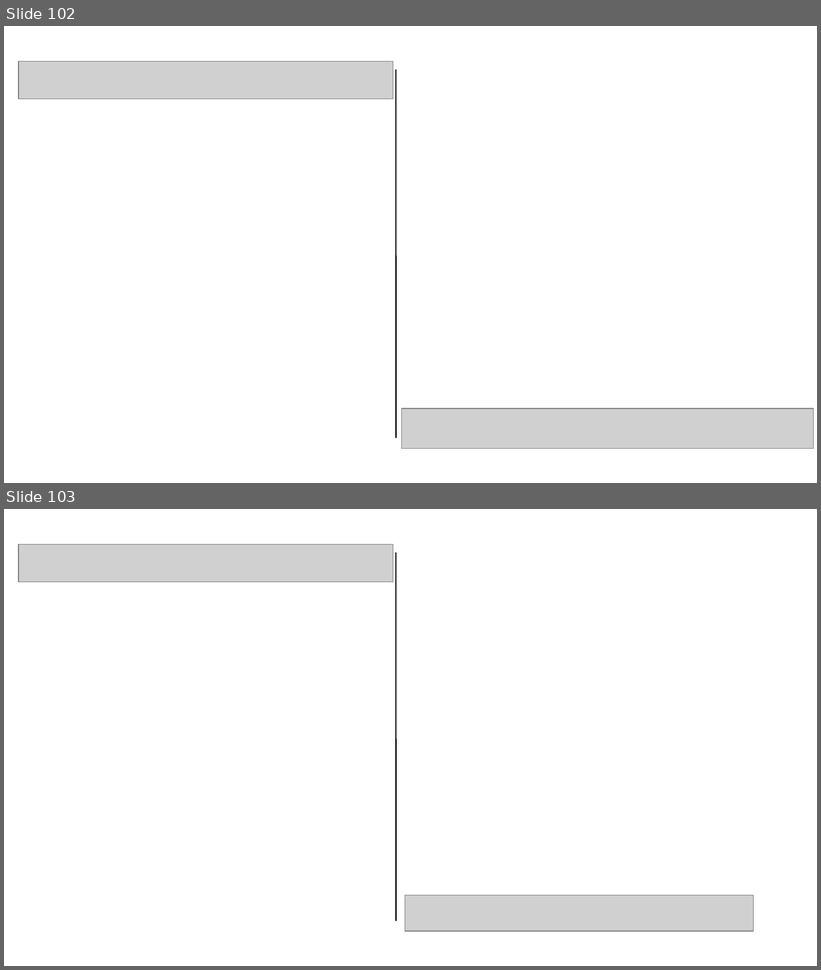
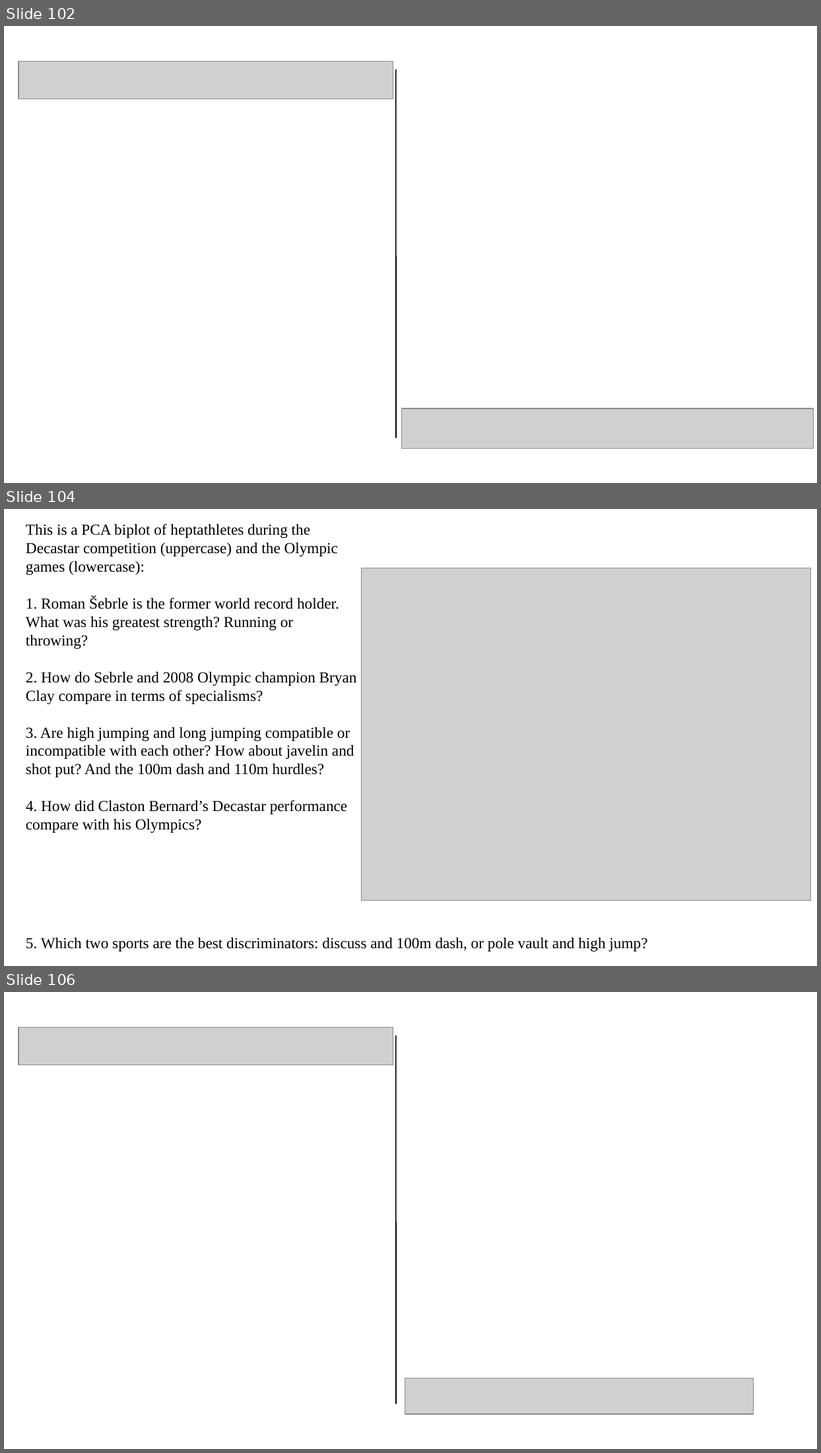
Before and after one commit to pvermees/geostats, a slide deck: slides/quizzes.odp. Shown one above the other, each under a label of ours: slides 102 and 103 before the commit, slides 102, 104 and 106 after it; the slides between them are not shown. The pictures are 821x970 and 821x1453 pixels, drawn with LibreOffice and Linux fonts; fonts in the diff are those of the drawing; grey boxes stand for pictures. Boxes give left, top, right and bottom in pixels: in the first picture for what was removed or moved away, otherwise in the second. Text is boxed around its words. In the diff, an @@ line names an element or a change of style, - is before the commit and + after.

```diff
--- a/slides/quizzes.odp
+++ b/slides/quizzes.odp
@@ slide 104 added at bbox=[4, 509, 817, 966], background #FFFFFF @@
@@ text added at bbox=[26, 524, 357, 833], 15 pt, text #000000 @@
+This is a PCA biplot of heptathletes during the Decastar competition (uppercase) and the Olympic games (lowercase):
+1. Roman Šebrle is the former world record holder. What was his greatest strength? Running or throwing?
+2. How do Sebrle and 2008 Olympic champion Bryan Clay compare in terms of specialisms?
+3. Are high jumping and long jumping compatible or incompatible with each other? How about javelin and shot put? And the 100m dash and 110m hurdles?
+4. How did Claston Bernard’s Decastar performance compare with his Olympics?
@@ picture added at bbox=[361, 568, 811, 901] @@
@@ text added at bbox=[26, 938, 648, 952], 15 pt, text #000000 @@
+5. Which two sports are the best discriminators: discuss and 100m dash, or pole vault and high jump?
@@ what was slide 103 is now slide 106 @@
```
Also in this commit, not shown: 2 other slides added, 10 other files.
